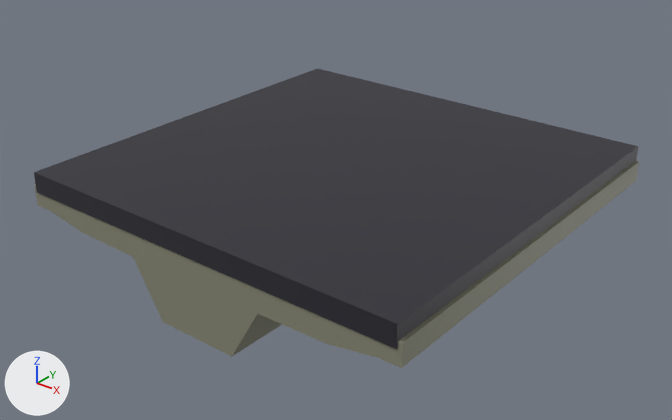
A saved change to the FBX model unity/Assets/Models/Paths/p1/body.fbx.
Camera for both pictures: a 50 mm camera at (12.34, -15.79, 8.38) aimed at (-0.09, -0.25, -1.25). The lights are fixed; the arrows at lower left show +X, +Y and +Z. The picture after the commit comes second. Where no turn or scale is listed for an object, it has been applied to the vertices.

The first picture shows 'Body'.
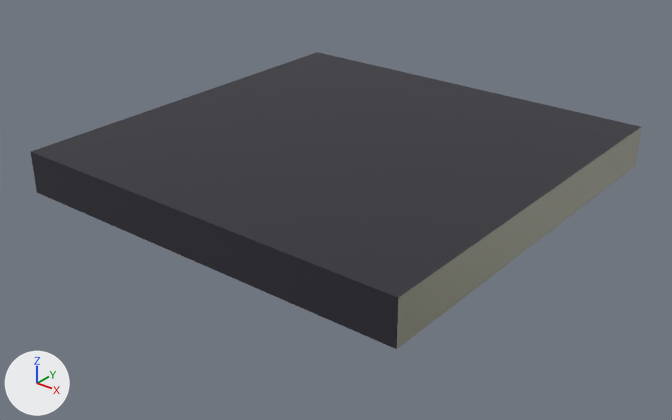
Boxes (x1, y1, x2, y2) around the edits, measured in the pictures (672 x 420 px; the box of a moved part takes in the faces that stretch with it):
'Body', reshaped: before (34, 68, 639, 368); after (31, 52, 641, 349)
part 1 of me_cube, deleted: before (34, 161, 639, 368)
part 2 of me_cube, moved or reshaped: before (34, 68, 638, 349); after (31, 52, 641, 349)
part 3 of me_cube, recoloured: before (397, 147, 638, 349); after (397, 127, 641, 349)

What the commit changed:
me_cube is used by ob_body; location (0.0, 0.0, 0.0).
Verts and faces of me_cube; kept vertices keep their numbers, new ones are numbered from 52.
Before the commit, vertices of me_cube: 1 (-5.0, -5.0, 0.0) at pixel (33, 172), 3 (-5.0, 5.0, 0.0) at pixel (317, 68), 5 (5.0, -5.0, 0.0) at pixel (397, 323), 7 (5.0, 5.0, 0.0) at pixel (638, 146).
me_cube had 52 vertices, 48 faces and spanned x -5.11..5.09, y -5.0..5.0, z -2.39..0.0.
me_cube now has 8 vertices, 6 faces and spans x -5.0..5.0, y -5.0..5.0, z -0.5..0.5.
me_cube part 1: the loose piece of 44 vertices spanning x -5.11..5.09, y -4.96..4.96, z -2.39..-0.36 is deleted.
Part 2, on me_cube:
Vertices 1, 3, 5, 7 move by (0.0, 0.0, 0.5).
me_cube part 3: 2 faces spanning x -5.0..5.0, y -5.0..5.0, z -0.5..0.5 switch from mat_path_asphalt (dark grey #292832) to mat_path_concrete (grey #888976).
